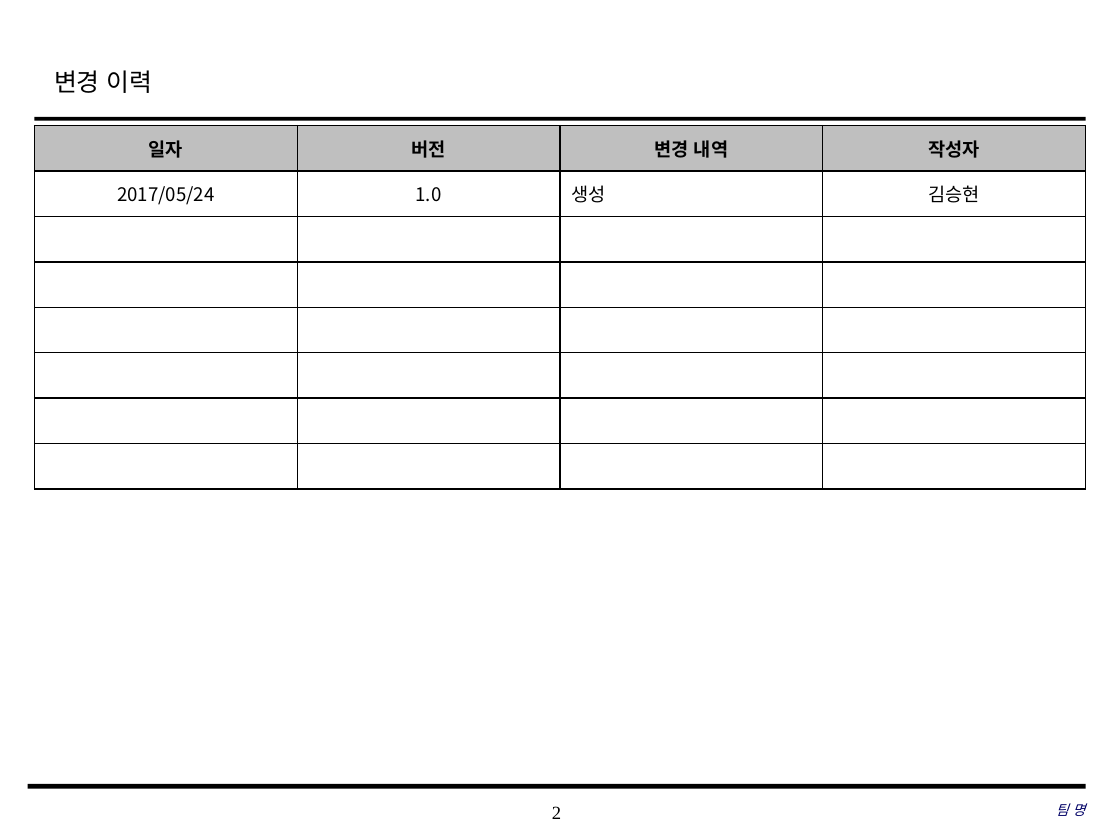
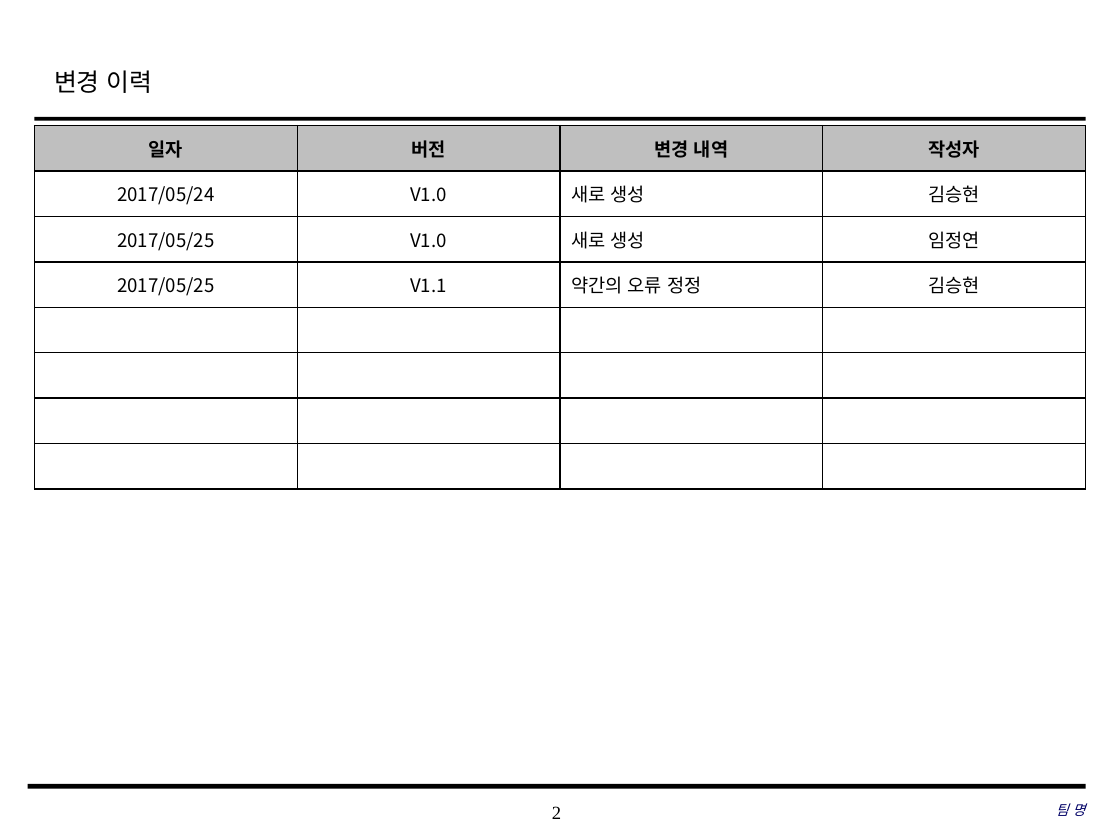
Before and after one commit to SE-admin/9, a slide deck: slide 2 of doc/3_ 설계서/Class Design_9_pigeon.pptx. Drawn at 1120x840 pixels with LibreOffice and Linux fonts; fonts in the diff are those of the drawing; background and template pictures are left out. Boxes give left, top, right and bottom in pixels: in the first picture for what was removed or moved away, otherwise in the second. Text is boxed around its words. In the diff, an @@ line names an element or a change of style, - is before the commit and + after.

Commit message:
# 서류 # Class Design_9_pigeon.pptx # UI Design Template_9_pigeon.pptx # 전반적 # 오류 정정 및 코더들의 의견 반영

```diff
--- a/doc/3_ 설계서/Class Design_9_pigeon.pptx
+++ b/doc/3_ 설계서/Class Design_9_pigeon.pptx
@@ table at (x1=35, y1=125, x2=1088, y2=488) @@
-row 2: 2017/05/24 | 1.0 | 생성 | 김승현
+row 2: 2017/05/24 | V1.0 | 새로 생성 | 김승현
+row 3: 2017/05/25 | V1.0 | 새로 생성 | 임정연
+row 4: 2017/05/25 | V1.1 | 약간의 오류 정정 | 김승현
-row 7:  |  |  | 
-row 8:  |  |  | 
```
Also in this commit, not shown: 2 other slides changed, 1 other file.
